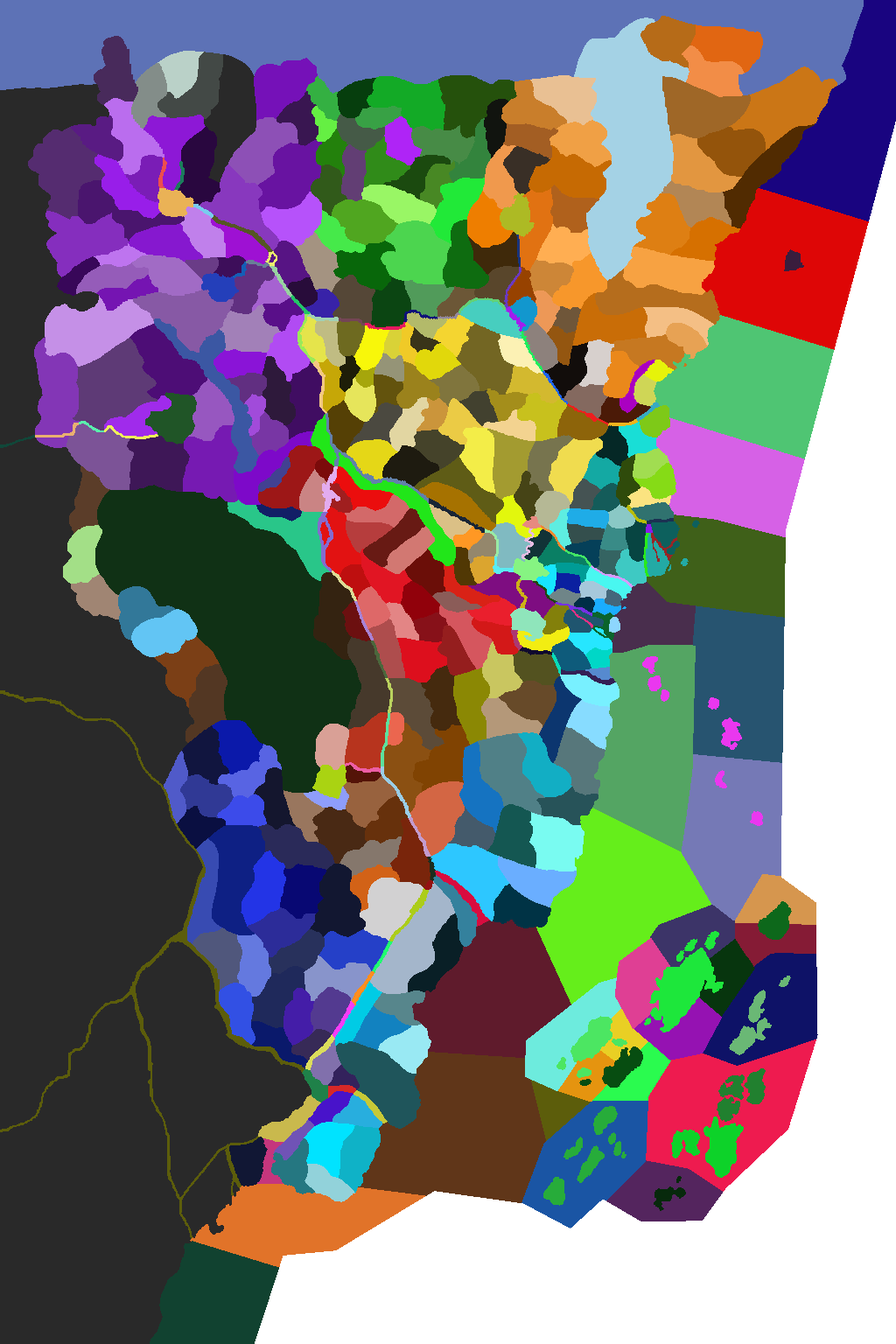
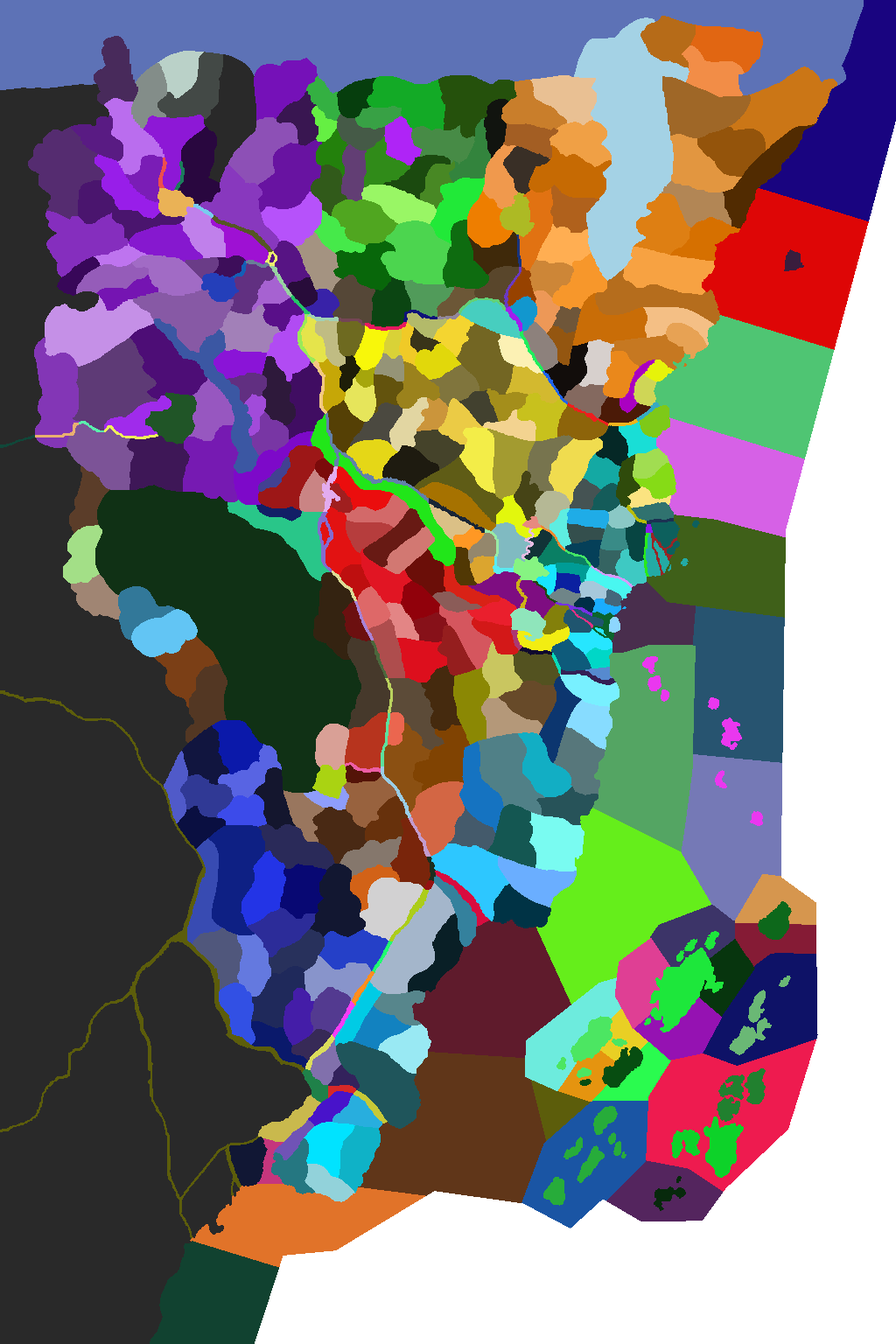
Revision of a layered w=896, h=1344 image; what changed, layer by layer:
painted on "sea_provinces" over [204, 260, 246, 291]
painted on "river_provinces" over [162, 157, 665, 920]
painted on "sea2" over [214, 269, 531, 1009]
painted on "crane_provinces" over [515, 314, 526, 328]
painted on "shinjo" over [162, 157, 195, 217]
painted on "moto" over [210, 256, 276, 287]
painted on "akodo" over [406, 312, 460, 320]
painted on "matsu & Kitsu & Ikoima" over [365, 321, 407, 331]
painted on "shinsei bortherhood" over [439, 314, 526, 338]
painted on "dragonly" over [371, 312, 434, 328]
painted on "rokugan grey map" over [214, 989, 217, 1005]
painted on "sea" over [214, 313, 532, 1009]
